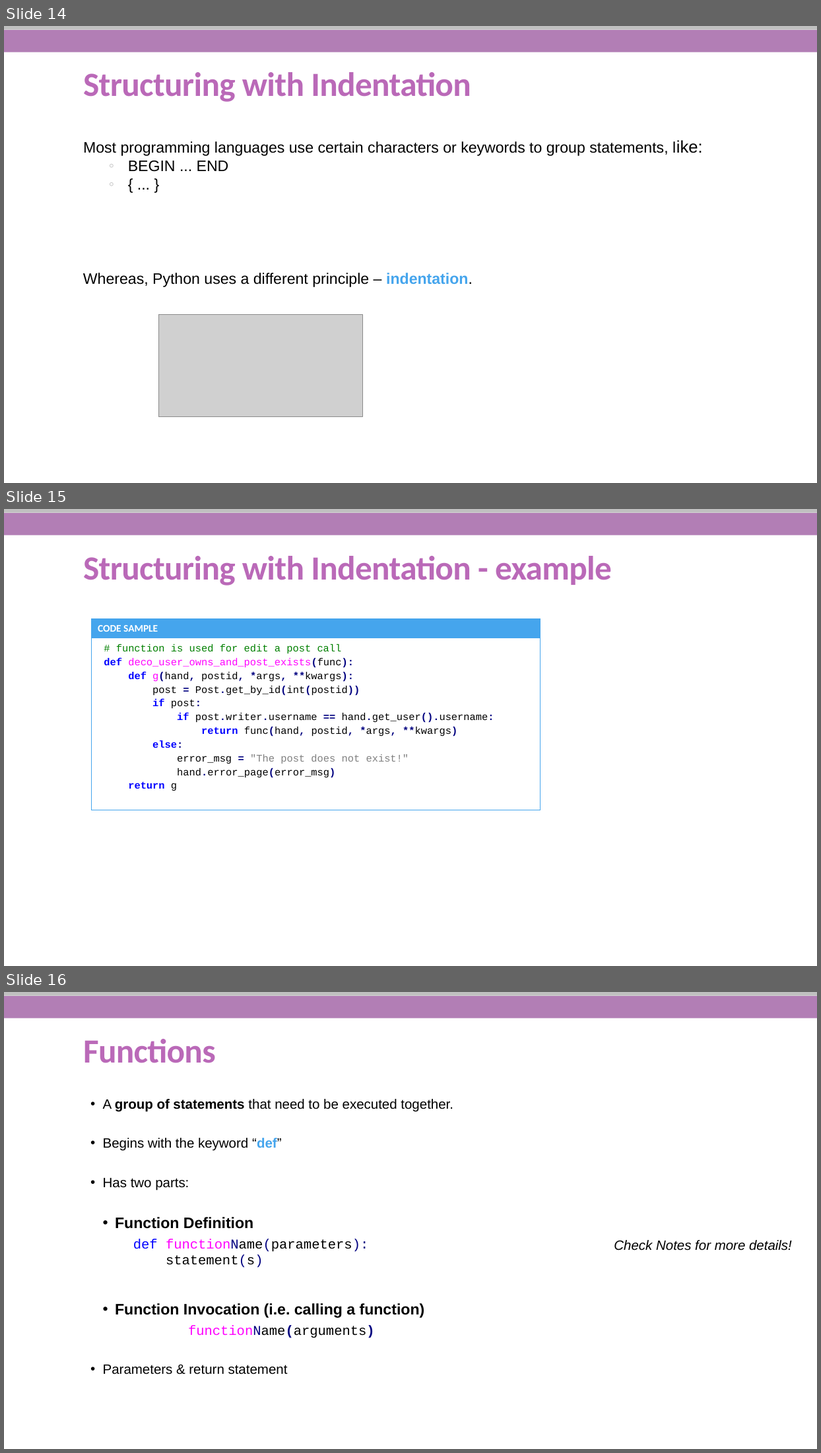
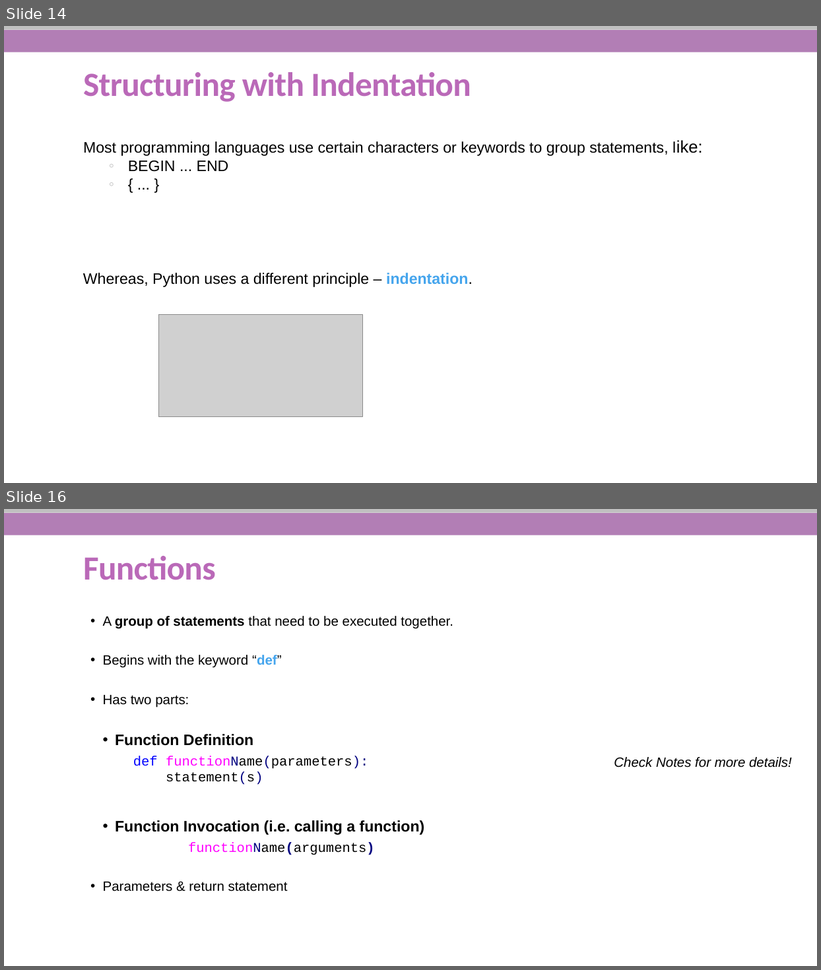
Before and after one commit to She-Codes-Now/Intro-to-Python, a slide deck: Python-SheCodesNow_updated.pptx. Shown one above the other, each under a label of ours: slides 14, 15 and 16 before the commit, slides 14 and 16 after it; the slides between them are not shown. The pictures are 821x1453 and 821x970 pixels, drawn with LibreOffice and Linux fonts; fonts in the diff are those of the drawing; grey boxes stand for pictures; background and template pictures are left out. Boxes give left, top, right and bottom in pixels: in the first picture for what was removed or moved away, otherwise in the second. Text is boxed around its words. In the diff, an @@ line names an element or a change of style, - is before the commit and + after.

```diff
--- a/Python-SheCodesNow_updated.pptx
+++ b/Python-SheCodesNow_updated.pptx
@@ slide 15 removed at (x1=4, y1=509, x2=817, y2=966), background #FFFFFF; not listed: 2 template elements that a slide beside it also shows @@
@@ title removed at (x1=83, y1=556, x2=612, y2=586) @@
-Structuring with Indentation - example
@@ table removed at (x1=92, y1=619, x2=540, y2=819), 2 rows, 1 columns @@
-CODE SAMPLE
-# function is used for edit a post call / def deco_user_owns_and_post_exists(func): / def g(hand, postid, *args, **kwargs): / post = Post.get_by_id(int(postid)) / if post: / if post.writer.username == hand.get_user().username: / return func(hand, postid, *args, **kwargs) / else: / error_msg = "The post does not exist!" / hand.error_page(error_msg) / return g
```
Also in this commit, not shown: 13 slides changed, 3 slides added, 11 other slides removed.
